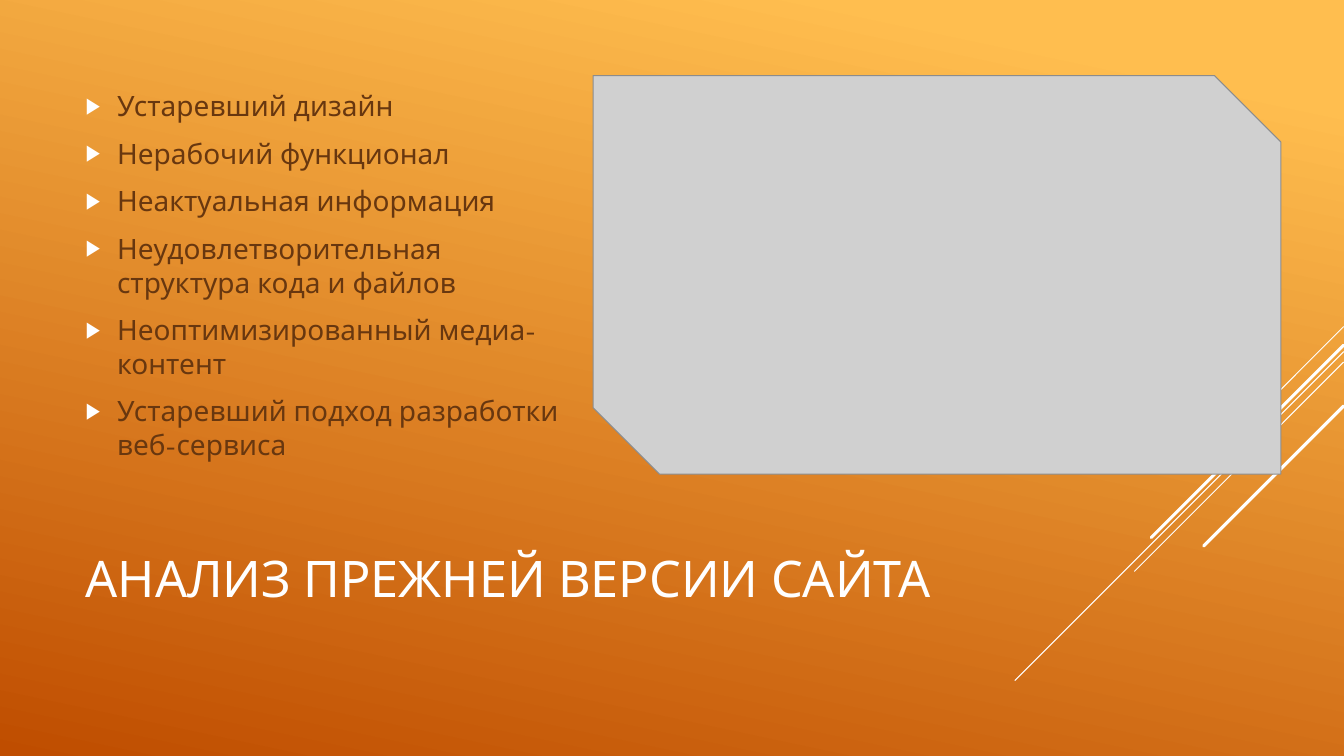
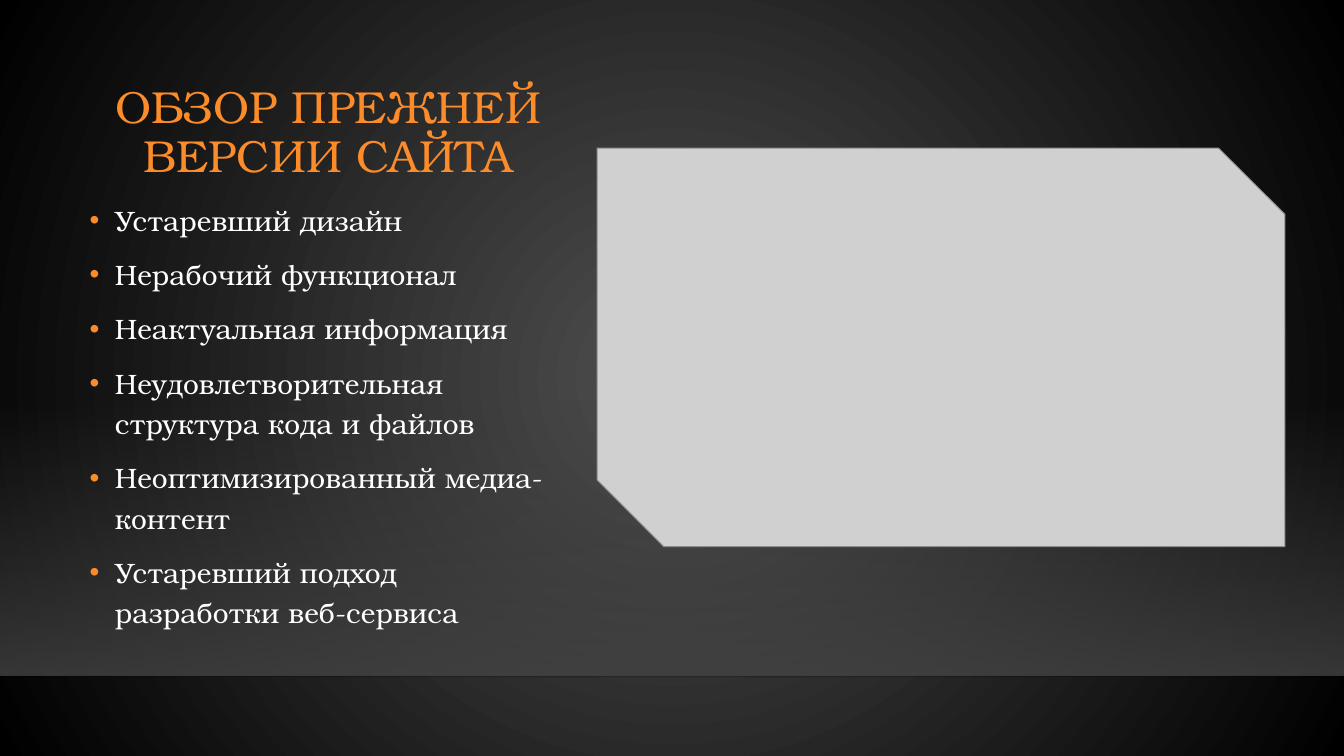
Before and after one commit to gunger28/diploma, a slide deck: slide 4 of Гунгер Диплом презентация.pptx (slide 3 before the commit). Drawn at 1344x756 pixels with LibreOffice and Linux fonts; fonts in the diff are those of the drawing; grey boxes stand for pictures; background and template pictures are left out. Boxes give left, top, right and bottom in pixels: in the first picture for what was removed or moved away, otherwise in the second. Text is boxed around its words. In the diff, an @@ line names an element or a change of style, - is before the commit and + after.

```diff
--- a/Гунгер Диплом презентация.pptx
+++ b/Гунгер Диплом презентация.pptx
@@ background gradient #FFBF50 to #C04D00 to gradient #505050 to #000000 @@
@@ title at <box>115,82,541,173</box>: text changed; size 36 to 32 pt; font League Spartan to TeX Gyre Bonum; text colour #FFFFFF to #FB8C29 @@
-АНАЛИЗ ПРЕЖНЕЙ ВЕРСИИ САЙТА
+ОБЗОР ПРЕЖНЕЙ ВЕРСИИ САЙТА
@@ picture: place and size @@
-picture at <box>593,76,1280,474</box>
+picture at <box>598,148,1286,546</box>
@@ text "Устаревший дизайн": place and size @@
-text "Устаревший дизайн" at <box>117,95,558,462</box>
+text "Устаревший дизайн" at <box>115,211,532,630</box>
@@ text "Устаревший дизайн" at <box>115,211,532,630</box>: font League Spartan to TeX Gyre Bonum, text colour #68380F to #FFFFFF; bullet ▶ to •; line spacing 1 to 1.2; bullet colour #FFFFFF to #FB8C29; vertical alignment middle to top @@
@@ rectangle added at <box>0,399,1344,676</box>, fill gradient #454545 @@
@@ group removed at <box>1015,327,1344,681</box>: 5 lines @@
@@ line added from (0, 677) to (1344, 677), #000001 1 pt @@
```
Also in this commit, not shown: 5 other slides changed, 7 slides added, 2 other files.
